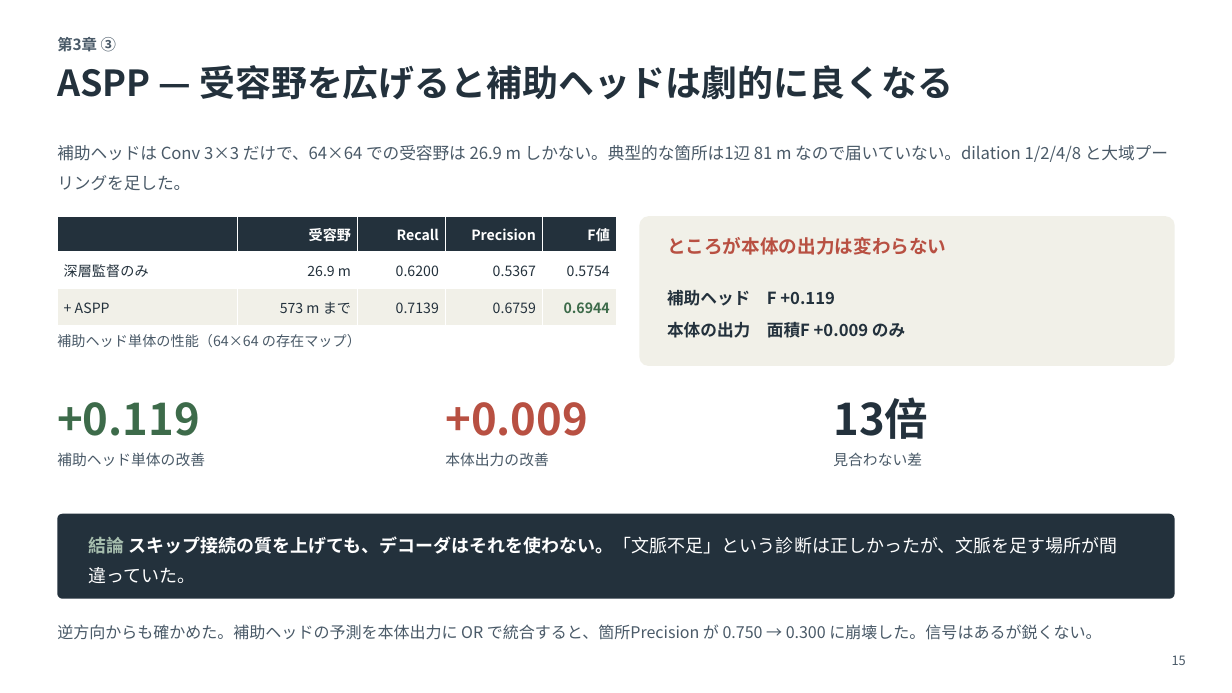
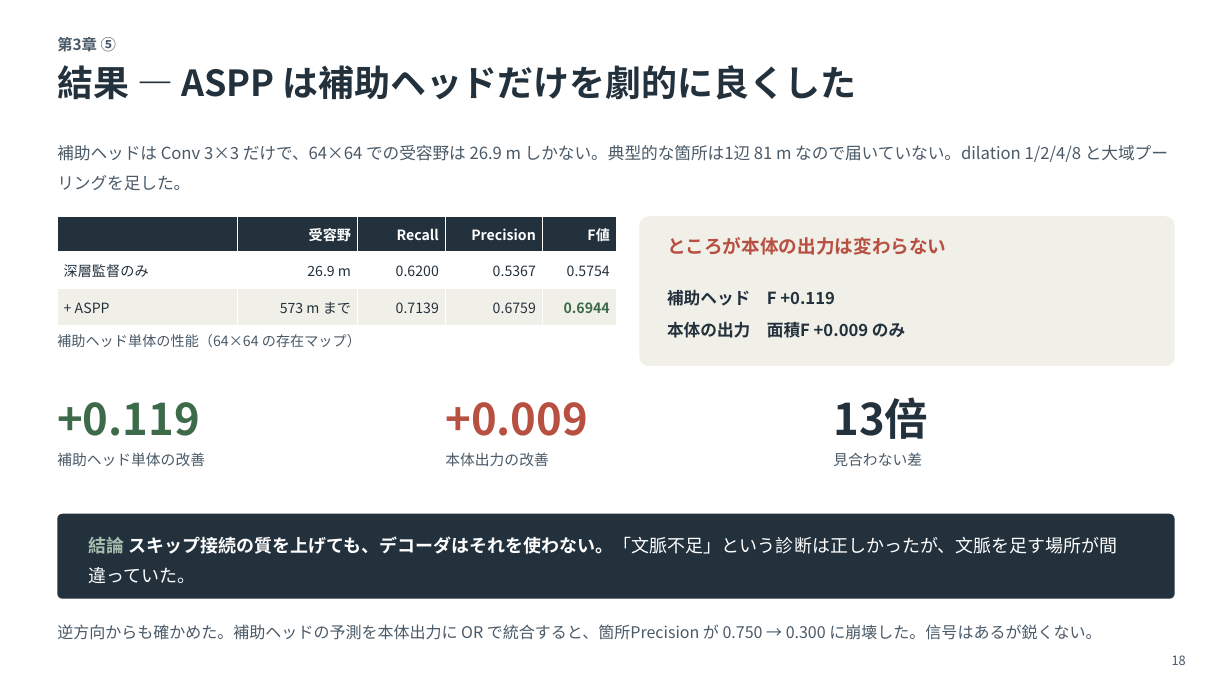
Before and after one commit to SomaDC5/DetectHazard, a slide deck: slide 18 of docs/発表/夏期進捗報告_急傾斜地崩壊危険区域の自動抽出.pptx (slide 15 before the commit). Drawn at 1232x693 pixels with LibreOffice and Linux fonts; fonts in the diff are those of the drawing. Boxes give left, top, right and bottom in pixels: in the first picture for what was removed or moved away, otherwise in the second. Text is boxed around its words. In the diff, an @@ line names an element or a change of style, - is before the commit and + after.

```diff
--- a/docs/発表/夏期進捗報告_急傾斜地崩壊危険区域の自動抽出.pptx
+++ b/docs/発表/夏期進捗報告_急傾斜地崩壊危険区域の自動抽出.pptx
@@ text at [57, 37, 116, 52]: text changed @@
-第3章 ③
+第3章 ⑤
@@ text at [57, 65, 857, 100]: text changed @@
-ASPP — 受容野を広げると補助ヘッドは劇的に良くなる
+結果 — ASPP は補助ヘッドだけを劇的に良くした
@@ text at [1172, 655, 1186, 665]: text changed @@
-15
+18
```
Also in this commit, not shown: 21 other slides changed, 6 slides added.
